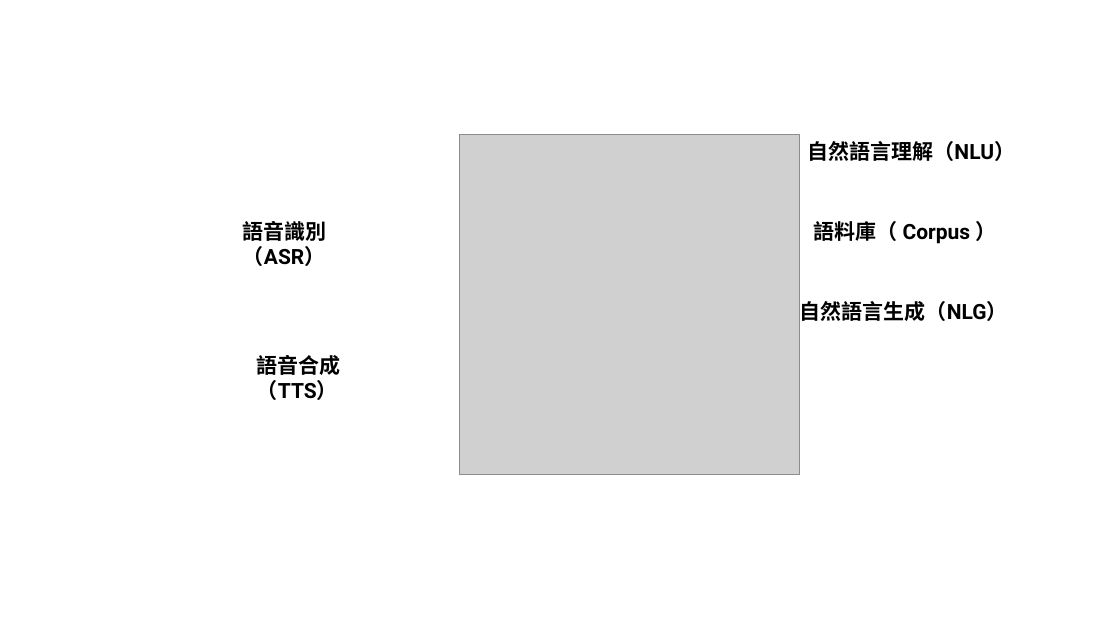
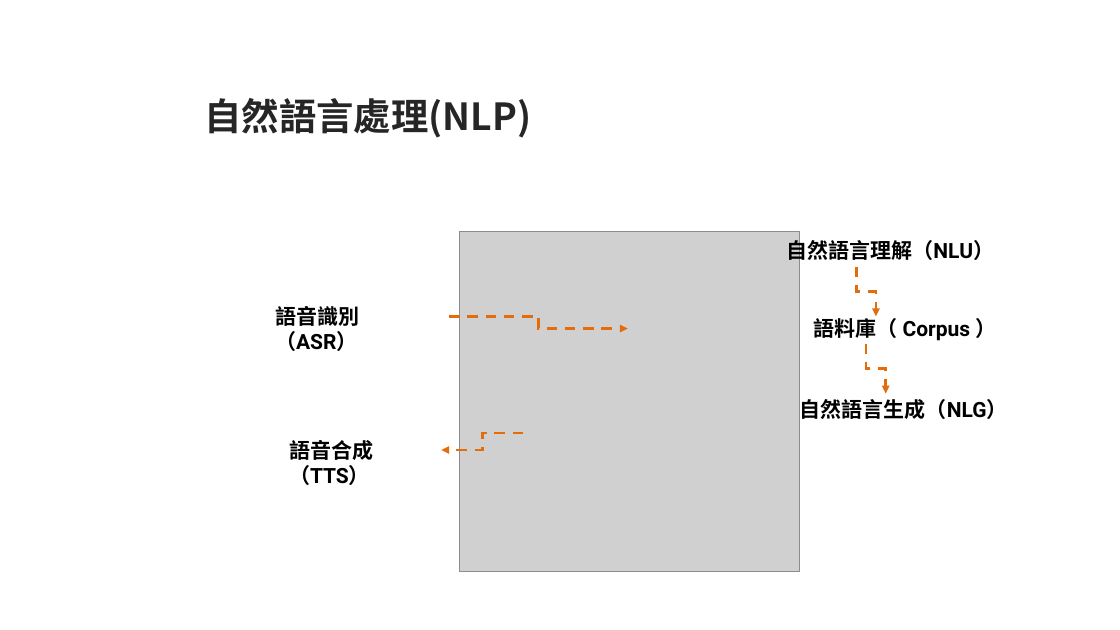
Before and after one commit to pcmsricky/chatbot, a slide deck: slide 16 of NLP2.pptx. Drawn at 1120x630 pixels with LibreOffice and Linux fonts; fonts in the diff are those of the drawing; grey boxes stand for pictures; background and template pictures are left out. Boxes give left, top, right and bottom in pixels: in the first picture for what was removed or moved away, otherwise in the second. Text is boxed around its words. In the diff, an @@ line names an element or a change of style, - is before the commit and + after.

```diff
--- a/NLP2.pptx
+++ b/NLP2.pptx
@@ text added at [204, 98, 531, 138], 32 pt, text #262626, bold @@
+自然語言處理(NLP)
@@ picture: place and size @@
-picture at [460, 134, 800, 475]
+picture at [460, 232, 800, 572]
@@ text "自然語言理解（NLU）" rewrapped from [807, 141, 1015, 161] to [786, 237, 994, 263] @@
@@ elbow arrow added from (857, 266) to (876, 317), #E46C0A 2.25 pt dashed @@
@@ text "語音識別（ASR）": place and size @@
-text "語音識別（ASR）" at [243, 218, 327, 266]
+text "語音識別（ASR）" at [275, 303, 359, 351]
@@ elbow arrow added from (450, 317) to (628, 329), #E46C0A 2.25 pt dashed @@
@@ text "語料庫（ Corpus ）": place and size @@
-text "語料庫（ Corpus ）" at [814, 221, 971, 244]
+text "語料庫（ Corpus ）" at [814, 318, 971, 341]
@@ elbow arrow added from (866, 344) to (886, 394), #E46C0A 2.25 pt dashed @@
@@ text "自然語言生成（NLG）": place and size @@
-text "自然語言生成（NLG）" at [800, 301, 1008, 321]
+text "自然語言生成（NLG）" at [800, 399, 1008, 419]
@@ text "語音合成（TTS）": place and size @@
-text "語音合成（TTS）" at [257, 355, 341, 400]
+text "語音合成（TTS）" at [289, 440, 373, 485]
@@ elbow arrow added from (523, 433) to (441, 450), #E46C0A 2.25 pt dashed @@
```
Also in this commit, not shown: 9 other slides changed, 4 slides added, 1 slide removed, 3 other files.
